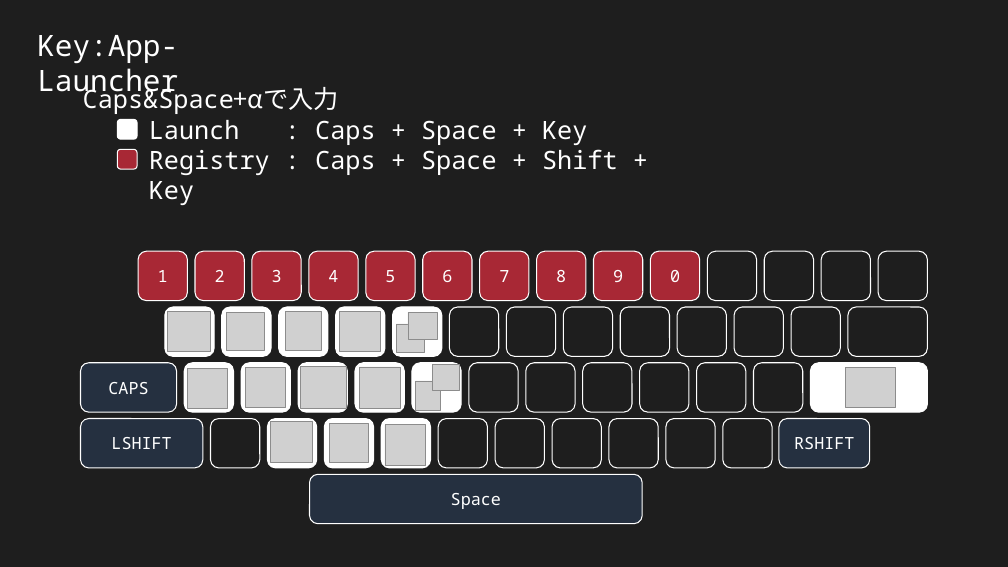
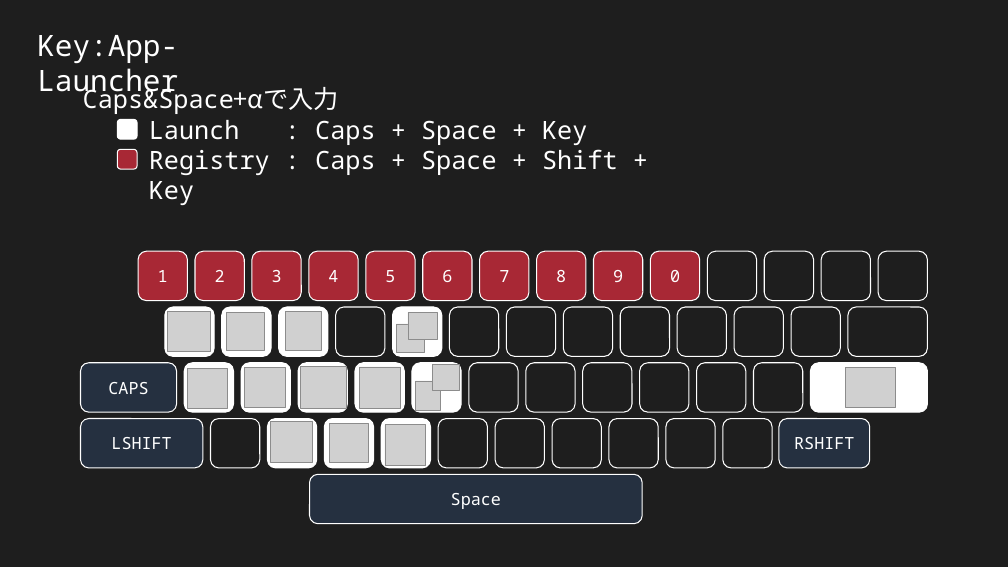
Before and after one commit to ittooo66/myAHKv2, a slide deck: slide 6 of MANUAL.pptx. Drawn at 1008x567 pixels with LibreOffice and Linux fonts; fonts in the diff are those of the drawing; grey boxes stand for pictures. Boxes give left, top, right and bottom in pixels: in the first picture for what was removed or moved away, otherwise in the second. Text is boxed around its words. In the diff, an @@ line names an element or a change of style, - is before the commit and + after.

```diff
--- a/MANUAL.pptx
+++ b/MANUAL.pptx
@@ rounded rectangle at bbox=[336, 307, 385, 356]: fill #FFFFFF to none @@
@@ picture: place and size @@
-picture at bbox=[340, 312, 381, 352]
+picture at bbox=[244, 368, 286, 408]
```
Also in this commit, not shown: 2 other slides changed.
